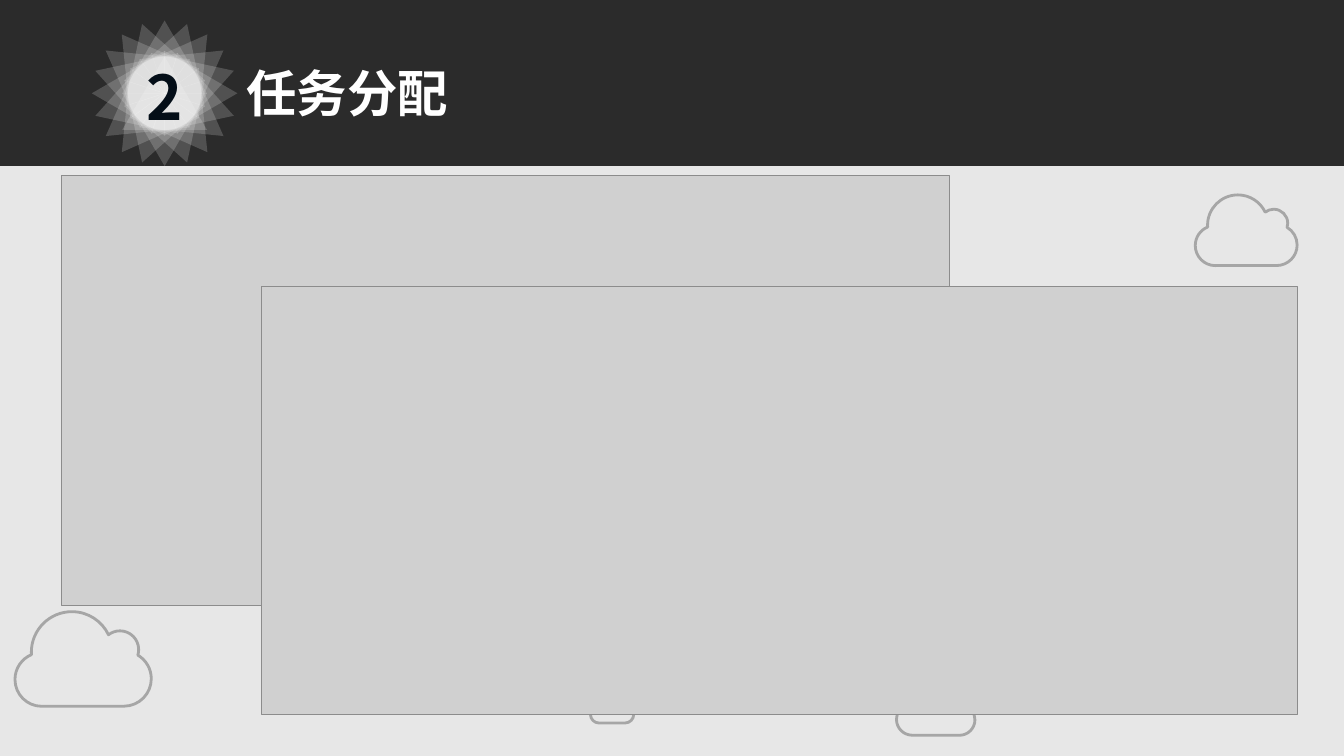
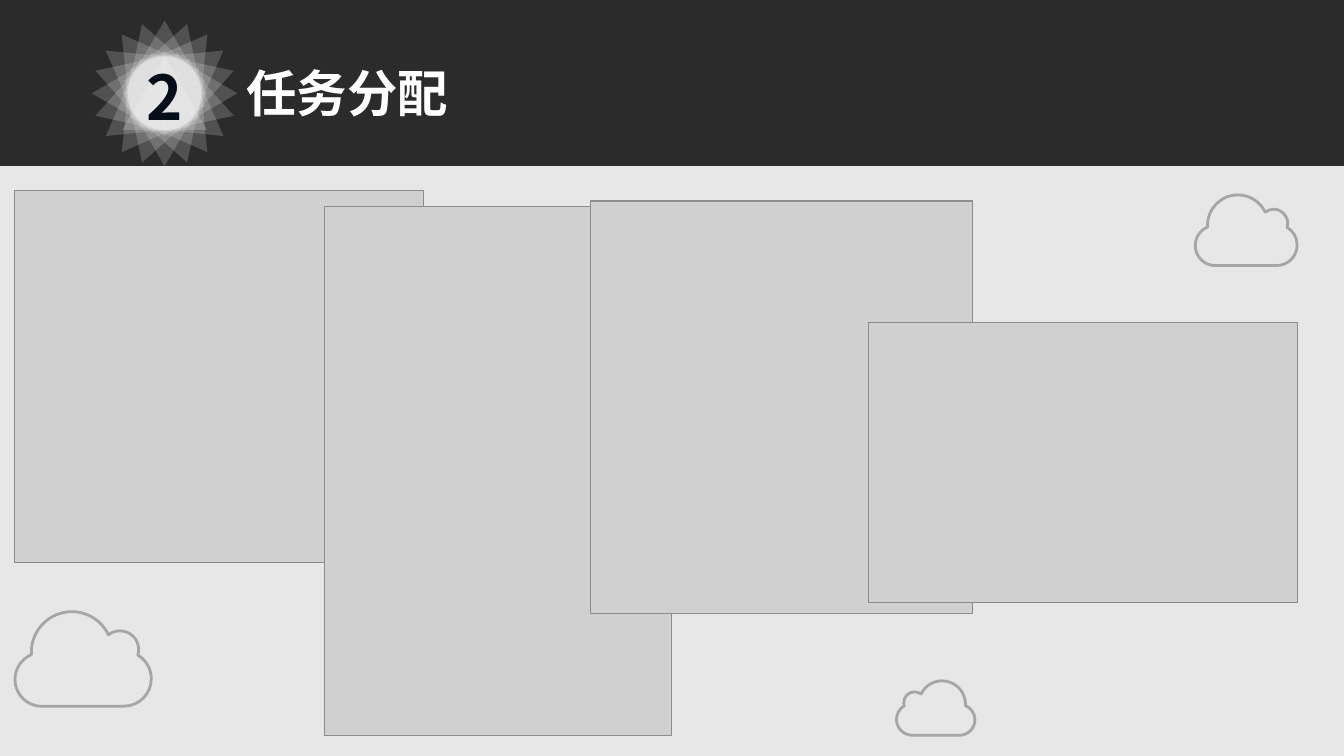
Before and after one commit to Qiaoxiaoyue-799/The-Five-elements, a slide deck: slide 8 of 项目规划/演示文档3.pptx. Drawn at 1344x756 pixels with LibreOffice and Linux fonts; fonts in the diff are those of the drawing; grey boxes stand for pictures; background and template pictures are left out; a plain dark background stands for a picture behind light text. Boxes give left, top, right and bottom in pixels: in the first picture for what was removed or moved away, otherwise in the second. Text is boxed around its words. In the diff, an @@ line names an element or a change of style, - is before the commit and + after.

Commit message:
3.1.3

```diff
--- a/项目规划/演示文档3.pptx
+++ b/项目规划/演示文档3.pptx
@@ picture removed at (x1=62, y1=175, x2=949, y2=605) @@
@@ picture added at (x1=15, y1=191, x2=423, y2=563) @@
@@ picture added at (x1=325, y1=207, x2=673, y2=736) @@
@@ picture added at (x1=591, y1=201, x2=973, y2=614) @@
@@ picture removed at (x1=262, y1=287, x2=1298, y2=715) @@
@@ picture added at (x1=868, y1=323, x2=1298, y2=603) @@
@@ freeform shape removed at (x1=591, y1=694, x2=634, y2=724) @@
```
Also in this commit, not shown: 1 other slide changed.
